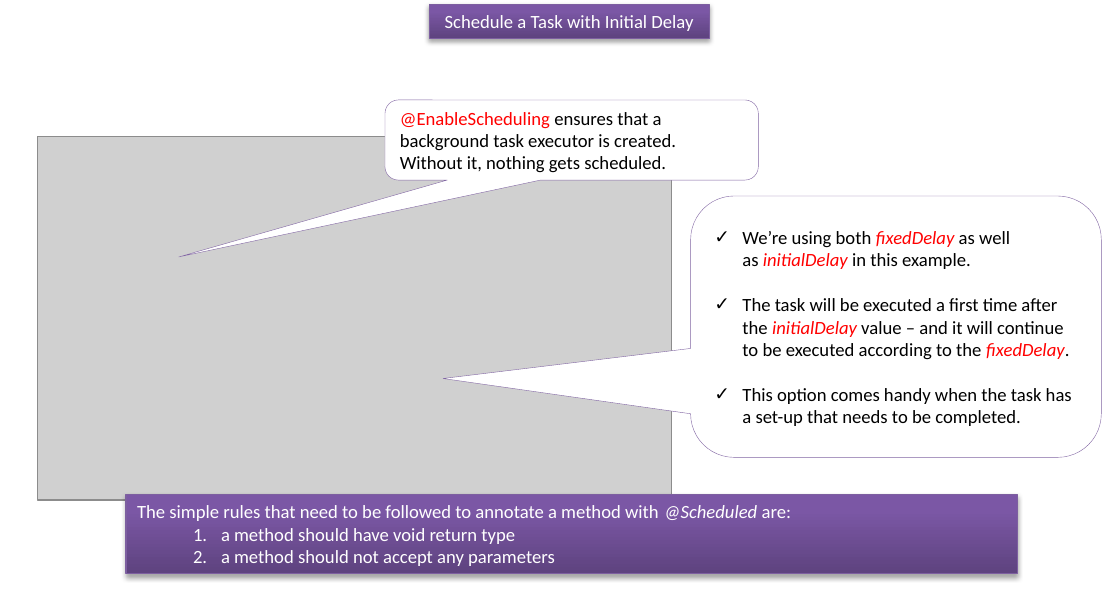
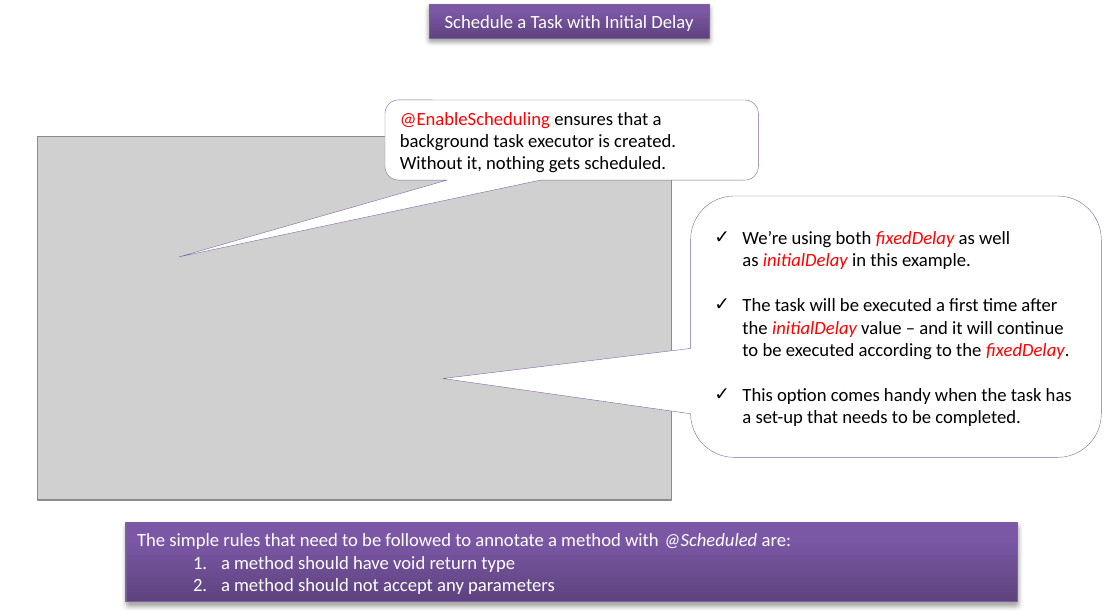
Before and after one commit to ramram43210/javaee, a slide deck: slide 1 of Later/Spring/13_Scheduler/3/Schedule a Task with Initial Delay.pptx. Drawn at 1120x616 pixels with LibreOffice and Linux fonts; fonts in the diff are those of the drawing; grey boxes stand for pictures. Boxes give left, top, right and bottom in pixels: in the first picture for what was removed or moved away, otherwise in the second. Text is boxed around its words. In the diff, an @@ line names an element or a change of style, - is before the commit and + after.

```diff
--- a/Later/Spring/13_Scheduler/3/Schedule a Task with Initial Delay.pptx
+++ b/Later/Spring/13_Scheduler/3/Schedule a Task with Initial Delay.pptx
@@ rectangle "The simple rules that need ...": place and size @@
-rectangle "The simple rules that need ..." at (125, 495, 1017, 575)
+rectangle "The simple rules that need ..." at (125, 523, 1017, 603)
```
Also in this commit, not shown: 4 other files.
